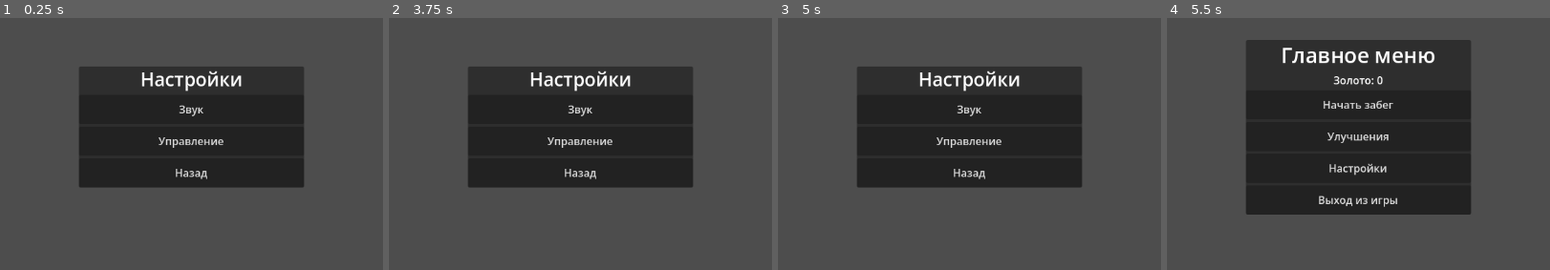
Above: before the commit, frames 1-4 (left to right).
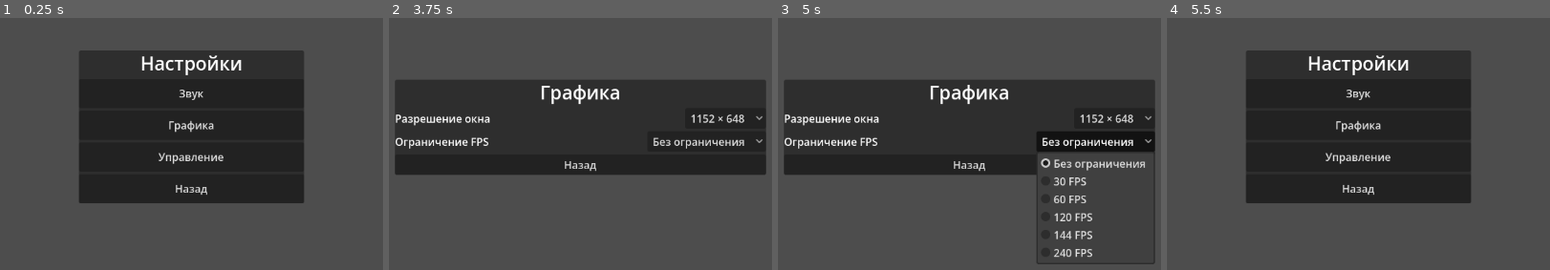
Above: after the commit, the same moments.

Repository: sl1Bridge/survivors-black
Game: Godot game, scene res://scenes/settings_menu.tscn
Two runs of this game, one before a commit and one after it. Both use one fixed random seed, a clock stepped at 60 frames per second and the inputs below. This scene is started directly instead of the project's main scene.
Inputs (mouse positions are in pixels of both pictures, inside the frame that each line leads up to):
- Up to frame 1 (0.25 s): no input
- Up to frame 2 (3.75 s): click "Звук" at 0.5 s; click "Назад" at 1.25 s; click "Управление" at 2 s; click "Назад" at 2.75 s; click (580, 126) at 3.5 s, where only the run after the commit has a clickable "Графика"
- Up to frame 3 (5 s): click (1095, 141) at 4.25 s, where only the run after the commit has a clickable "Без ограничения"
- Up to frame 4 (5.5 s): click "Назад" at 5 s

The runs differ from the first frame. In frame 1, 9.5% of the frame differs, in the area x 20-80%, y 12-74%; in frame 2, 22%; in frame 3, 23%, in the area x 1-99%, y 19-98%; in frame 4, 8.9%.

Commit message:
feat: add resolution and FPS graphics settings

Diff:
--- /dev/null
+++ b/scenes/graphics_settings.tscn
@@ -0,0 +1,12 @@
+[gd_scene load_steps=2 format=3]
+
+[ext_resource type="Script" path="res://scripts/graphics_settings.gd" id="1_graphics_script"]
+
+[node name="GraphicsSettings" type="Control"]
+layout_mode = 3
+anchors_preset = 15
+anchor_right = 1.0
+anchor_bottom = 1.0
+grow_horizontal = 2
+grow_vertical = 2
+script = ExtResource("1_graphics_script")
--- a/scripts/game_profile.gd
+++ b/scripts/game_profile.gd
@@ -8,6 +8,10 @@
 const BASE_PICKUP_RADIUS := 48.0
 const PICKUP_RADIUS_PER_UPGRADE := 32.0
 const MAX_UPGRADE_LEVEL := 5
+const DEFAULT_FPS_CAP := 0
+const FPS_CAP_OPTIONS := [0, 30, 60, 120, 144, 240]
+const DEFAULT_PROJECT_RESOLUTION := Vector2i(1152, 648)
+const STANDARD_RESOLUTIONS := [DEFAULT_PROJECT_RESOLUTION, Vector2i(1280, 720), Vector2i(1600, 900), Vector2i(1920, 1080)]
 const DEFAULT_KEY_BINDINGS := {
 	&"move_up": KEY_W,
 	&"move_left": KEY_A,
@@ -24,15 +28,24 @@
 var sfx_volume := 100.0
 var music_volume := 100.0
 var key_bindings: Dictionary = DEFAULT_KEY_BINDINGS.duplicate()
+var resolution_width := 1152
+var resolution_height := 648
+var fps_cap := DEFAULT_FPS_CAP
 var _run_reward_committed := true
 
 
 func _ready() -> void:
 	_ensure_audio_bus("SFX")
 	_ensure_audio_bus("Music")
+	var current_window_size := DisplayServer.window_get_size()
+	if current_window_size.x > 0 and current_window_size.y > 0:
+		resolution_width = current_window_size.x
+		resolution_height = current_window_size.y
 	_load_profile()
 	_apply_key_bindings()
 	_apply_audio_settings()
+	_apply_fps_cap()
+	_apply_window_resolution(get_resolution())
 
 
 func begin_run() -> void:
@@ -103,6 +116,50 @@
 	_save_profile()
 
 
+func get_resolution() -> Vector2i:
+	return Vector2i(resolution_width, resolution_height)
+
+
+func get_fps_cap_options() -> Array[int]:
+	return FPS_CAP_OPTIONS
+
+
+func get_resolution_options() -> Array[Vector2i]:
+	var options: Array[Vector2i] = [get_resolution()]
+	for resolution in STANDARD_RESOLUTIONS:
+		if resolution != get_resolution() and _fits_current_screen(resolution):
+			options.append(resolution)
+	return options
+
+
+func preview_resolution(resolution: Vector2i) -> bool:
+	if not _is_supported_resolution(resolution):
+		return false
+	_apply_window_resolution(resolution)
+	return true
+
+
+func commit_resolution(resolution: Vector2i) -> bool:
+	if not _is_supported_resolution(resolution):
+		return false
+	resolution_width = resolution.x
+	resolution_height = resolution.y
+	_apply_window_resolution(resolution)
+	_save_profile()
+	profile_changed.emit()
+	return true
+
+
+func set_fps_cap(value: int) -> bool:
+	if not FPS_CAP_OPTIONS.has(value):
+		return false
+	fps_cap = value
+	_apply_fps_cap()
+	_save_profile()
+	profile_changed.emit()
+	return true
+
+
 func get_key_binding(action: StringName) -> int:
 	return int(key_bindings.get(action, DEFAULT_KEY_BINDINGS.get(action, 0)))
 
@@ -129,6 +186,15 @@
 	pickup_radius_upgrade_level = clampi(int(config.get_value("upgrades", "pickup_radius", 0)), 0, MAX_UPGRADE_LEVEL)
 	sfx_volume = clampf(float(config.get_value("audio", "sfx", 100.0)), 0.0, 100.0)
 	music_volume = clampf(float(config.get_value("audio", "music", 100.0)), 0.0, 100.0)
+	var saved_resolution := Vector2i(
+		int(config.get_value("graphics", "width", resolution_width)),
+		int(config.get_value("graphics", "height", resolution_height))
+	)
+	if _is_supported_resolution(saved_resolution):
+		resolution_width = saved_resolution.x
+		resolution_height = saved_resolution.y
+	var saved_fps_cap := int(config.get_value("graphics", "fps_cap", DEFAULT_FPS_CAP))
+	fps_cap = saved_fps_cap if FPS_CAP_OPTIONS.has(saved_fps_cap) else DEFAULT_FPS_CAP
 	var loaded_bindings: Dictionary = DEFAULT_KEY_BINDINGS.duplicate()
 	for action in DEFAULT_KEY_BINDINGS:
 		loaded_bindings[action] = int(config.get_value("controls", String(action), DEFAULT_KEY_BINDINGS[action]))
@@ -149,6 +215,9 @@
 	config.set_value("upgrades", "pickup_radius", pickup_radius_upgrade_level)
 	config.set_value("audio", "sfx", sfx_volume)
 	config.set_value("audio", "music", music_volume)
+	config.set_value("graphics", "width", resolution_width)
+	config.set_value("graphics", "height", resolution_height)
+	config.set_value("graphics", "fps_cap", fps_cap)
 	for action in key_bindings:
 		config.set_value("controls", String(action), int(key_bindings[action]))
 	var error := config.save(profile_path)
@@ -168,6 +237,27 @@
 func _apply_audio_settings() -> void:
 	_apply_bus_volume("SFX", sfx_volume)
 	_apply_bus_volume("Music", music_volume)
+
+
+func _apply_fps_cap() -> void:
+	Engine.max_fps = fps_cap
+
+
+func _apply_window_resolution(resolution: Vector2i) -> void:
+	DisplayServer.window_set_size(resolution)
+
+
+func _is_supported_resolution(resolution: Vector2i) -> bool:
+	if resolution.x <= 0 or resolution.y <= 0:
+		return false
+	if resolution == get_resolution():
+		return true
+	return STANDARD_RESOLUTIONS.has(resolution) and _fits_current_screen(resolution)
+
+
+func _fits_current_screen(resolution: Vector2i) -> bool:
+	var screen_size := DisplayServer.screen_get_size(DisplayServer.window_get_current_screen())
+	return screen_size.x <= 0 or screen_size.y <= 0 or (resolution.x <= screen_size.x and resolution.y <= screen_size.y)
 
 
 func _apply_key_bindings() -> void:
--- /dev/null
+++ b/scripts/graphics_settings.gd
@@ -0,0 +1,173 @@
+extends Control
+
+const SETTINGS_MENU_PATH := "res://scenes/settings_menu.tscn"
+const CONFIRM_SECONDS := 10.0
+
+var profile: Node
+var resolution_option: OptionButton
+var fps_option: OptionButton
+var confirmation_panel: VBoxContainer
+var confirmation_label: Label
+var pending_resolution := false
+var previous_resolution := Vector2i.ZERO
+var selected_resolution := Vector2i.ZERO
+var confirmation_remaining := 0.0
+
+
+func configure(profile_node: Node) -> void:
+	profile = profile_node
+
+
+func _ready() -> void:
+	if not is_instance_valid(profile):
+		profile = get_node("/root/GameProfile")
+	var center := CenterContainer.new()
+	center.set_anchors_and_offsets_preset(Control.PRESET_FULL_RECT)
+	add_child(center)
+	var panel := PanelContainer.new()
+	center.add_child(panel)
+	var content := VBoxContainer.new()
+	content.custom_minimum_size = Vector2(560.0, 0.0)
+	panel.add_child(content)
+	var title := Label.new()
+	title.text = "Графика"
+	title.horizontal_alignment = HORIZONTAL_ALIGNMENT_CENTER
+	title.add_theme_font_size_override("font_size", 28)
+	content.add_child(title)
+	_build_resolution_control(content)
+	_build_fps_control(content)
+	_build_confirmation(content)
+	var back_button := Button.new()
+	back_button.text = "Назад"
+	back_button.pressed.connect(_return_to_settings)
+	content.add_child(back_button)
+
+
+func _process(delta: float) -> void:
+	if not pending_resolution:
+		return
+	confirmation_remaining = maxf(0.0, confirmation_remaining - delta)
+	confirmation_label.text = "Оставить это разрешение? Возврат через %d с" % ceili(confirmation_remaining)
+	if confirmation_remaining <= 0.0:
+		_revert_resolution()
+
+
+func _build_resolution_control(parent: VBoxContainer) -> void:
+	var row := HBoxContainer.new()
+	parent.add_child(row)
+	var label := Label.new()
+	label.text = "Разрешение окна"
+	label.size_flags_horizontal = Control.SIZE_EXPAND_FILL
+	row.add_child(label)
+	resolution_option = OptionButton.new()
+	row.add_child(resolution_option)
+	var resolutions: Array = profile.call("get_resolution_options")
+	var current_resolution: Vector2i = profile.call("get_resolution")
+	for resolution in resolutions:
+		var size := resolution as Vector2i
+		var index := resolution_option.item_count
+		resolution_option.add_item("%d × %d" % [size.x, size.y])
+		resolution_option.set_item_metadata(index, size)
+		if size == current_resolution:
+			resolution_option.select(index)
+	resolution_option.item_selected.connect(_on_resolution_selected)
+
+
+func _build_fps_control(parent: VBoxContainer) -> void:
+	var row := HBoxContainer.new()
+	parent.add_child(row)
+	var label := Label.new()
+	label.text = "Ограничение FPS"
+	label.size_flags_horizontal = Control.SIZE_EXPAND_FILL
+	row.add_child(label)
+	fps_option = OptionButton.new()
+	row.add_child(fps_option)
+	var current_cap := int(profile.get("fps_cap"))
+	var options: Array = profile.call("get_fps_cap_options")
+	for cap in options:
+		var fps_cap := int(cap)
+		var index := fps_option.item_count
+		fps_option.add_item("Без ограничения" if fps_cap == 0 else "%d FPS" % fps_cap)
+		fps_option.set_item_metadata(index, fps_cap)
+		if fps_cap == current_cap:
+			fps_option.select(index)
+	fps_option.item_selected.connect(_on_fps_selected)
+
+
+func _build_confirmation(parent: VBoxContainer) -> void:
+	confirmation_panel = VBoxContainer.new()
+	confirmation_panel.visible = false
+	parent.add_child(confirmation_panel)
+	confirmation_label = Label.new()
+	confirmation_label.horizontal_alignment = HORIZONTAL_ALIGNMENT_CENTER
+	confirmation_panel.add_child(confirmation_label)
+	var buttons := HBoxContainer.new()
+	confirmation_panel.add_child(buttons)
+	var keep_button := Button.new()
+	keep_button.text = "Оставить"
+	keep_button.pressed.connect(_confirm_resolution)
+	buttons.add_child(keep_button)
+	var revert_button := Button.new()
+	revert_button.text = "Вернуть"
+	revert_button.pressed.connect(_revert_resolution)
+	buttons.add_child(revert_button)
+
+
+func _on_resolution_selected(index: int) -> void:
+	if pending_resolution:
+		return
+	var requested: Vector2i = resolution_option.get_item_metadata(index)
+	previous_resolution = DisplayServer.window_get_size()
+	if requested == previous_resolution:
+		return
+	if not bool(profile.call("preview_resolution", requested)):
+		_refresh_resolution_selection()
+		return
+	selected_resolution = requested
+	pending_resolution = true
+	confirmation_remaining = CONFIRM_SECONDS
+	confirmation_panel.visible = true
+	resolution_option.disabled = true
+	_process(0.0)
+
+
+func _on_fps_selected(index: int) -> void:
+	var value := int(fps_option.get_item_metadata(index))
+	profile.call("set_fps_cap", value)
+
+
+func _confirm_resolution() -> void:
+	if not pending_resolution:
+		return
+	if not bool(profile.call("commit_resolution", selected_resolution)):
+		_revert_resolution()
+		return
+	_finish_resolution_confirmation()
+
+
+func _revert_resolution() -> void:
+	if not pending_resolution:
+		return
+	profile.call("preview_resolution", previous_resolution)
+	_finish_resolution_confirmation()
+	_refresh_resolution_selection()
+
+
+func _finish_resolution_confirmation() -> void:
+	pending_resolution = false
+	confirmation_panel.visible = false
+	resolution_option.disabled = false
+
+
+func _refresh_resolution_selection() -> void:
+	var saved_resolution: Vector2i = profile.call("get_resolution")
+	for index in range(resolution_option.item_count):
+		if resolution_option.get_item_metadata(index) == saved_resolution:
+			resolution_option.select(index)
+			return
+
+
+func _return_to_settings() -> void:
+	if pending_resolution:
+		_revert_resolution()
+	get_tree().change_scene_to_file(SETTINGS_MENU_PATH)
--- a/scripts/settings_menu.gd
+++ b/scripts/settings_menu.gd
@@ -1,6 +1,7 @@
 extends Control
 
 const AUDIO_SCENE_PATH := "res://scenes/audio_settings.tscn"
+const GRAPHICS_SCENE_PATH := "res://scenes/graphics_settings.tscn"
 const CONTROLS_SCENE_PATH := "res://scenes/controls_menu.tscn"
 const MAIN_MENU_PATH := "res://scenes/main_menu.tscn"
 
@@ -20,6 +21,7 @@
 	title.add_theme_font_size_override("font_size", 28)
 	content.add_child(title)
 	_add_button(content, "Звук", _open_audio)
+	_add_button(content, "Графика", _open_graphics)
 	_add_button(content, "Управление", _open_controls)
 	_add_button(content, "Назад", _return_to_menu)
 
@@ -40,5 +42,9 @@
 	get_tree().change_scene_to_file(CONTROLS_SCENE_PATH)
 
 
+func _open_graphics() -> void:
+	get_tree().change_scene_to_file(GRAPHICS_SCENE_PATH)
+
+
 func _return_to_menu() -> void:
 	get_tree().change_scene_to_file(MAIN_MENU_PATH)
--- a/tests/test_menus.gd
+++ b/tests/test_menus.gd
@@ -4,6 +4,7 @@
 const SETTINGS_MENU_SCENE: PackedScene = preload("res://scenes/settings_menu.tscn")
 const AUDIO_SETTINGS_SCENE: PackedScene = preload("res://scenes/audio_settings.tscn")
 const CONTROLS_MENU_SCENE: PackedScene = preload("res://scenes/controls_menu.tscn")
+const GRAPHICS_SETTINGS_SCENE: PackedScene = preload("res://scenes/graphics_settings.tscn")
 const UPGRADES_MENU_SCENE: PackedScene = preload("res://scenes/upgrades_menu.tscn")
 const PROFILE_SCRIPT: Script = preload("res://scripts/game_profile.gd")
 const TEST_SAVE_PATH := "user://test_survivors_black_menus.cfg"
@@ -56,7 +57,7 @@
 	var settings_labels: Array[String] = []
 	for button in settings_buttons:
 		settings_labels.append(button.text)
-	_check(settings_labels == ["Звук", "Управление", "Назад"], "Settings menu should contain sound, controls, and back")
+	_check(settings_labels == ["Звук", "Графика", "Управление", "Назад"], "Settings menu should contain sound, graphics, controls, and back")
 	settings_menu.queue_free()
 	await process_frame
 
@@ -98,6 +99,41 @@
 	controls_menu.queue_free()
 	await process_frame
 
+	var graphics_menu: Control = GRAPHICS_SETTINGS_SCENE.instantiate() as Control
+	graphics_menu.call("configure", profile)
+	root.add_child(graphics_menu)
+	await process_frame
+	_check(graphics_menu.get("resolution_option").item_count >= 1, "Graphics menu should offer the current resolution")
+	_check(graphics_menu.get("fps_option").item_count == 6, "Graphics menu should offer all FPS cap choices")
+	var current_resolution: Vector2i = profile.call("get_resolution")
+	var alternate_resolution_index := -1
+	for index in range(graphics_menu.get("resolution_option").item_count):
+		var option_size: Vector2i = graphics_menu.get("resolution_option").get_item_metadata(index)
+		if option_size != current_resolution:
+			alternate_resolution_index = index
+			break
+	if alternate_resolution_index >= 0:
+		graphics_menu.call("_on_resolution_selected", alternate_resolution_index)
+		_check(bool(graphics_menu.get("pending_resolution")), "Resolution change should ask for confirmation")
+		_check(profile.call("get_resolution") == current_resolution, "Preview should not save resolution before confirmation")
+		graphics_menu.call("_process", 10.0)
+		_check(not bool(graphics_menu.get("pending_resolution")), "Reverting should close the resolution confirmation")
+		graphics_menu.call("_on_resolution_selected", alternate_resolution_index)
+		graphics_menu.call("_confirm_resolution")
+		_check(profile.call("get_resolution") == graphics_menu.get("selected_resolution"), "Confirmed resolution should be saved")
+		profile.call("commit_resolution", current_resolution)
+	var sixty_fps_index := -1
+	for index in range(graphics_menu.get("fps_option").item_count):
+		if int(graphics_menu.get("fps_option").get_item_metadata(index)) == 60:
+			sixty_fps_index = index
+			break
+	_check(sixty_fps_index >= 0, "FPS cap choices should include 60")
+	graphics_menu.call("_on_fps_selected", sixty_fps_index)
+	_check(Engine.max_fps == 60, "FPS setting should apply immediately")
+	profile.call("set_fps_cap", 0)
+	graphics_menu.queue_free()
+	await process_frame
+
 	var upgrades_menu: Control = UPGRADES_MENU_SCENE.instantiate() as Control
 	upgrades_menu.call("configure", profile)
 	root.add_child(upgrades_menu)
--- a/tests/test_profile.gd
+++ b/tests/test_profile.gd
@@ -11,6 +11,8 @@
 
 
 func _run() -> void:
+	var original_window_size := DisplayServer.window_get_size()
+	var original_fps_cap := Engine.max_fps
 	var profile: Node = PROFILE_SCRIPT.new()
 	profile.set("profile_path", TEST_SAVE_PATH)
 	root.add_child(profile)
@@ -34,6 +36,13 @@
 	_check(absf(float(profile.call("get_pickup_radius")) - 80.0) < 0.01, "First pickup upgrade should add thirty-two pixels")
 	profile.call("set_sfx_volume", 35.0)
 	profile.call("set_music_volume", 65.0)
+	var resolution_to_save: Vector2i = profile.call("get_resolution")
+	for candidate in profile.call("get_resolution_options"):
+		if candidate != resolution_to_save:
+			resolution_to_save = candidate
+			break
+	_check(bool(profile.call("commit_resolution", resolution_to_save)), "Supported resolution should be saved")
+	_check(bool(profile.call("set_fps_cap", 120)), "FPS cap should be configurable")
 	_check(bool(profile.call("set_key_binding", &"ability", KEY_R)), "Ability key binding should be changeable")
 	_check(bool(profile.call("set_key_binding", &"pause_game", KEY_P)), "Pause key binding should be changeable")
 	_check(not bool(profile.call("set_key_binding", &"move_up", KEY_R)), "Duplicate key binding should be rejected")
@@ -56,6 +65,9 @@
 	_check(int(loaded_profile.get("pickup_radius_upgrade_level")) == 1, "Pickup upgrade should persist")
 	_check(absf(float(loaded_profile.get("sfx_volume")) - 35.0) < 0.01, "SFX volume should persist")
 	_check(absf(float(loaded_profile.get("music_volume")) - 65.0) < 0.01, "Music volume should persist")
+	_check(loaded_profile.call("get_resolution") == resolution_to_save, "Resolution should persist")
+	_check(int(loaded_profile.get("fps_cap")) == 120, "FPS cap should persist")
+	_check(Engine.max_fps == 120, "Loaded FPS cap should apply to the engine")
 	_check(int(loaded_profile.call("get_key_binding", &"ability")) == KEY_R, "Ability binding should persist")
 	_check(int(loaded_profile.call("get_key_binding", &"pause_game")) == KEY_P, "Pause binding should persist")
 	_check(
@@ -66,6 +78,8 @@
 	var absolute_path := ProjectSettings.globalize_path(TEST_SAVE_PATH)
 	if FileAccess.file_exists(TEST_SAVE_PATH):
 		DirAccess.remove_absolute(absolute_path)
+	DisplayServer.window_set_size(original_window_size)
+	Engine.max_fps = original_fps_cap
 
 	if failures > 0:
 		push_error("%d profile test(s) failed" % failures)
Not shown, added: scripts/graphics_settings.gd.uid
Not shown, changed: README.md
Not shown, changed: docs/product/scope.md
Not shown, changed: docs/systems/INDEX.md
Not shown, changed: docs/systems/arena.md
Not shown, changed: docs/systems/hud.md
Not shown, changed: docs/systems/menu.md
Not shown, changed: docs/systems/run.md
Not shown, changed: docs/systems/save.md
Not shown, added: docs/systems/video.md
Not shown, changed: docs/workflow/testing.md
